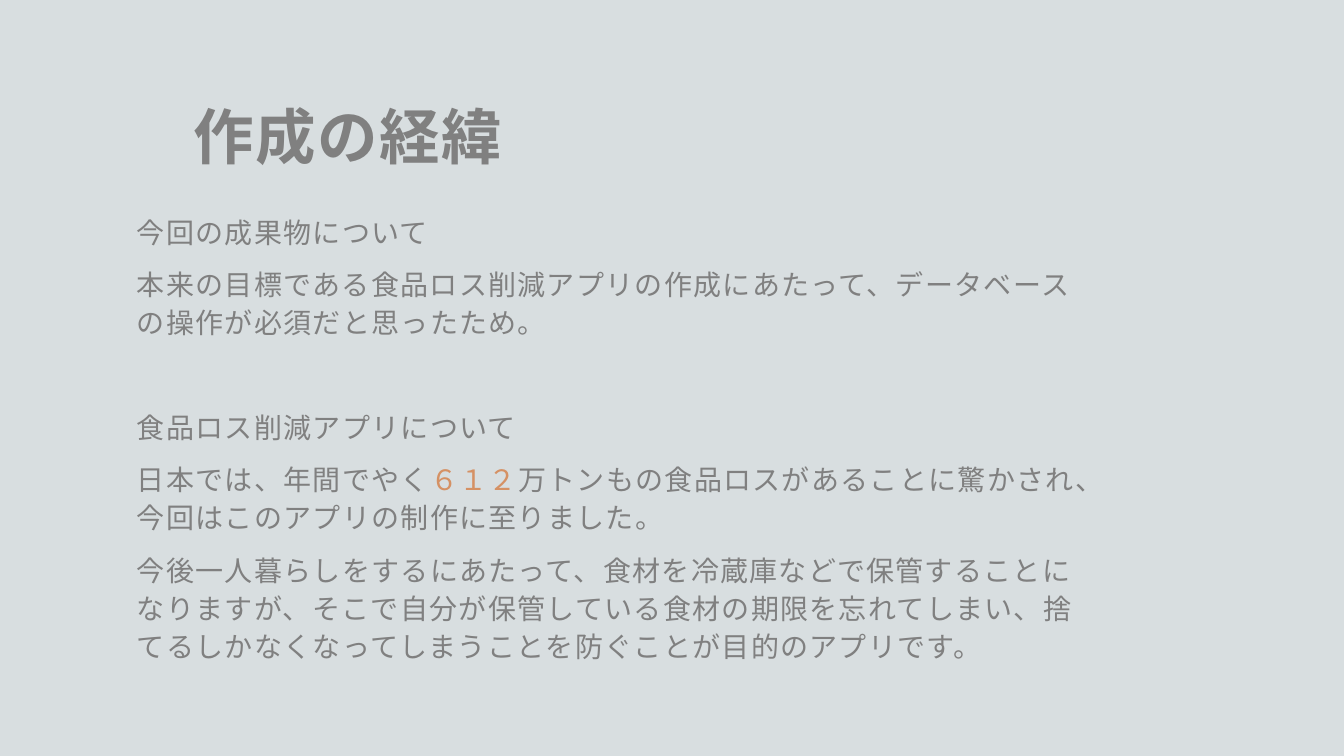
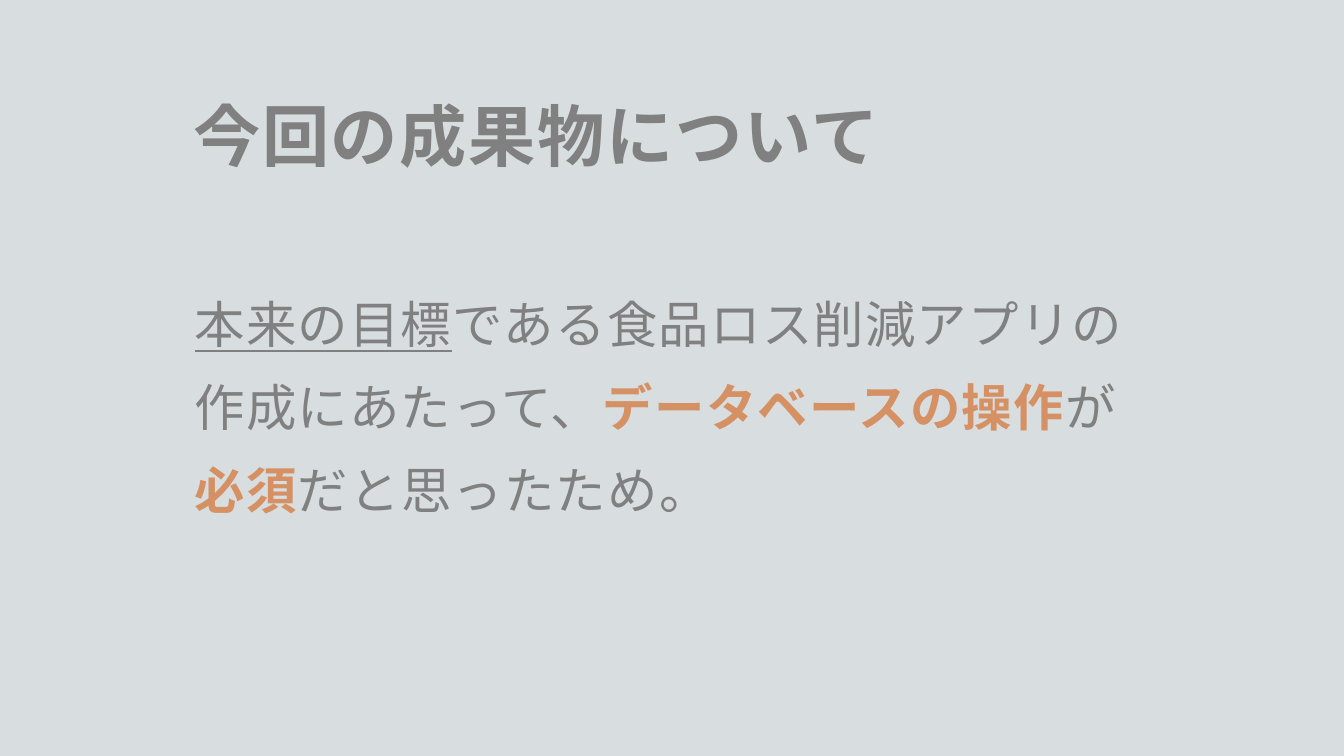
Before and after one commit to mksu000/foodloss2024, a slide deck: slide 5 of 造酒翔・三瓶眞.pptx (slide 4 before the commit). Drawn at 1344x756 pixels with LibreOffice and Linux fonts; fonts in the diff are those of the drawing; background and template pictures are left out. Boxes give left, top, right and bottom in pixels: in the first picture for what was removed or moved away, otherwise in the second. Text is boxed around its words. In the diff, an @@ line names an element or a change of style, - is before the commit and + after.

```diff
--- a/造酒翔・三瓶眞.pptx
+++ b/造酒翔・三瓶眞.pptx
@@ title at [193,103,879,168]: text changed; size 43.2 to 48 pt @@
-作成の経緯
+今回の成果物について
@@ text at [195,301,1123,513]: text changed; size 20 to 36 pt @@
-今回の成果物について
-本来の目標である食品ロス削減アプリの作成にあたって、データベースの操作が必須だと思ったため。
-食品ロス削減アプリについて
-日本では、年間でやく６１２万トンもの食品ロスがあることに驚かされ、今回はこのアプリの制作に至りました。
-今後一人暮らしをするにあたって、食材を冷蔵庫などで保管することになりますが、そこで自分が保管している食材の期限を忘れてしまい、捨てるしかなくなってしまうことを防ぐことが目的のアプリです。
+本来の目標である食品ロス削減アプリの
+作成にあたって、データベースの操作が
+必須だと思ったため。
```
Also in this commit, not shown: 6 other slides changed, 1 slide removed.
